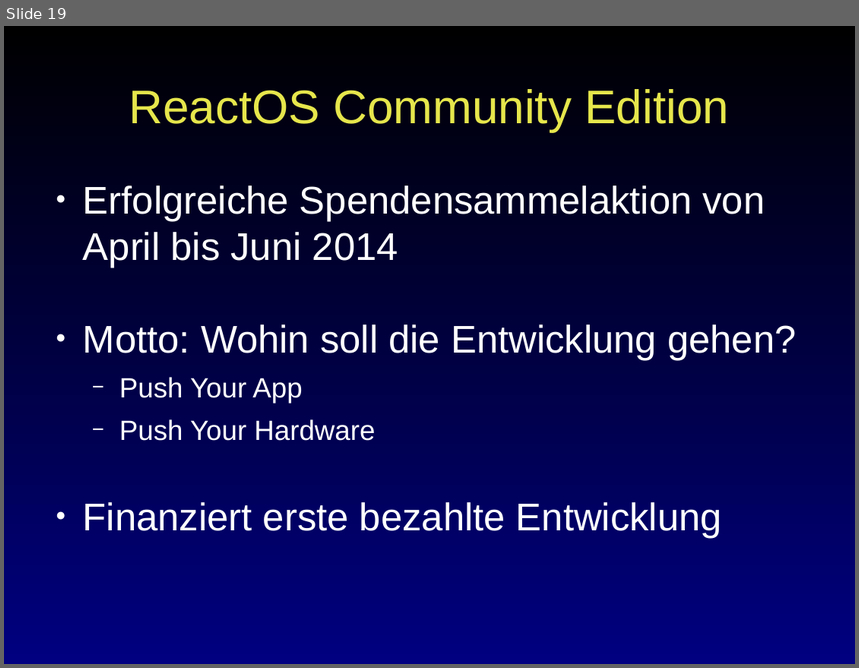
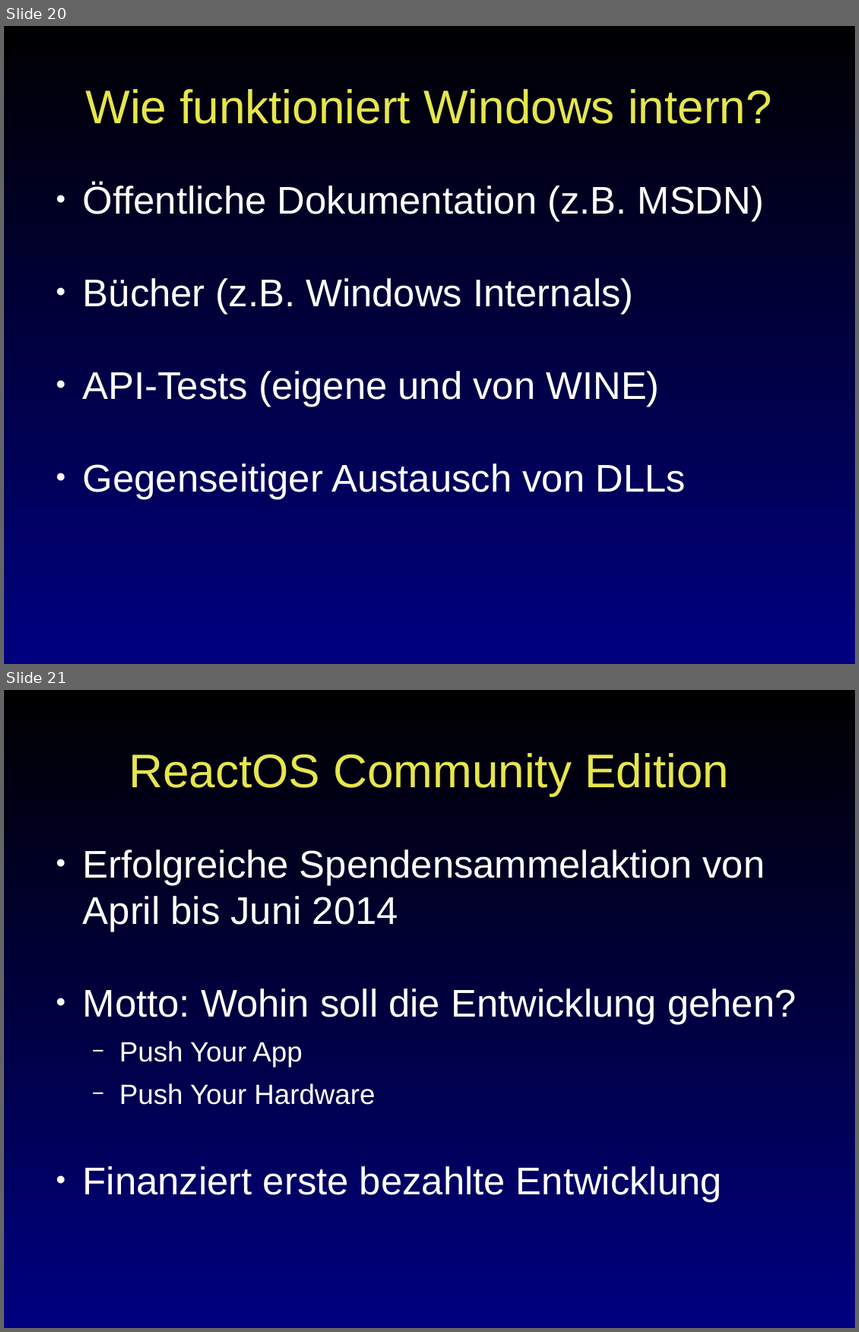
Before and after one commit to reactos/press-media, a slide deck: Events/2014 - Kieler Linux-Tage/Presentation/ReactOS.odp. Shown one above the other, each under a label of ours: slide 19 before the commit, slides 20 and 21 after it. The pictures are 859x668 and 859x1332 pixels, drawn with LibreOffice and Linux fonts; fonts in the diff are those of the drawing; background and template pictures are left out. Boxes give left, top, right and bottom in pixels: in the first picture for what was removed or moved away, otherwise in the second. Text is boxed around its words. In the diff, an @@ line names an element or a change of style, - is before the commit and + after.

```diff
--- a/Events/2014 - Kieler Linux-Tage/Presentation/ReactOS.odp
+++ b/Events/2014 - Kieler Linux-Tage/Presentation/ReactOS.odp
@@ slide 20 added at [4,26,855,664], background gradient #000000 to #000080 @@
@@ title added at [86,89,772,124], 44 pt, text #E6E64C @@
+Wie funktioniert Windows intern?
@@ text added at [83,183,764,499], 36 pt, text #FFFFFF @@
+● Öffentliche Dokumentation (z.B. MSDN)
+● Bücher (z.B. Windows Internals)
+● API-Tests (eigene und von WINE)
+● Gegenseitiger Austausch von DLLs
@@ what was slide 19 is now slide 21 @@
```
Also in this commit, not shown: 1 other slide added.
